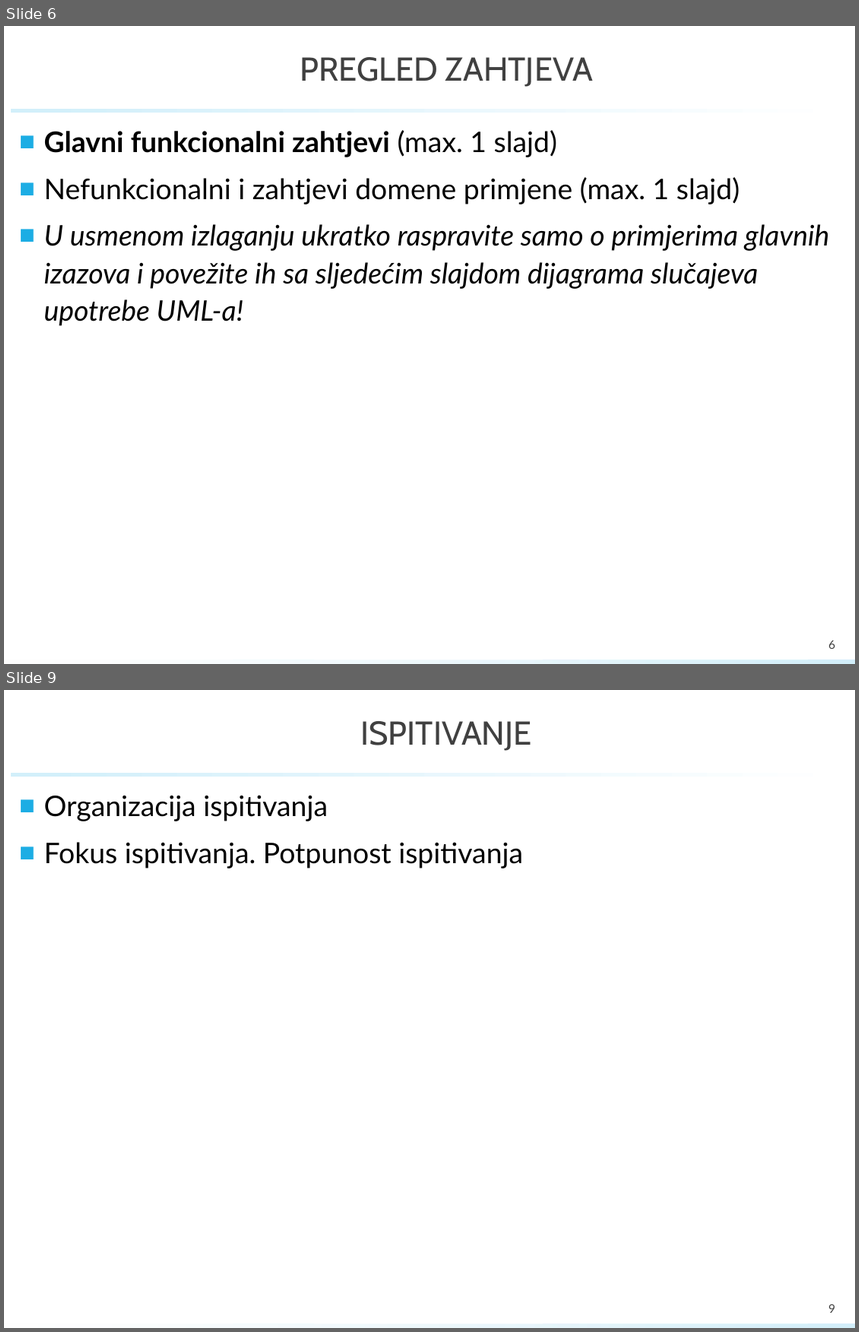
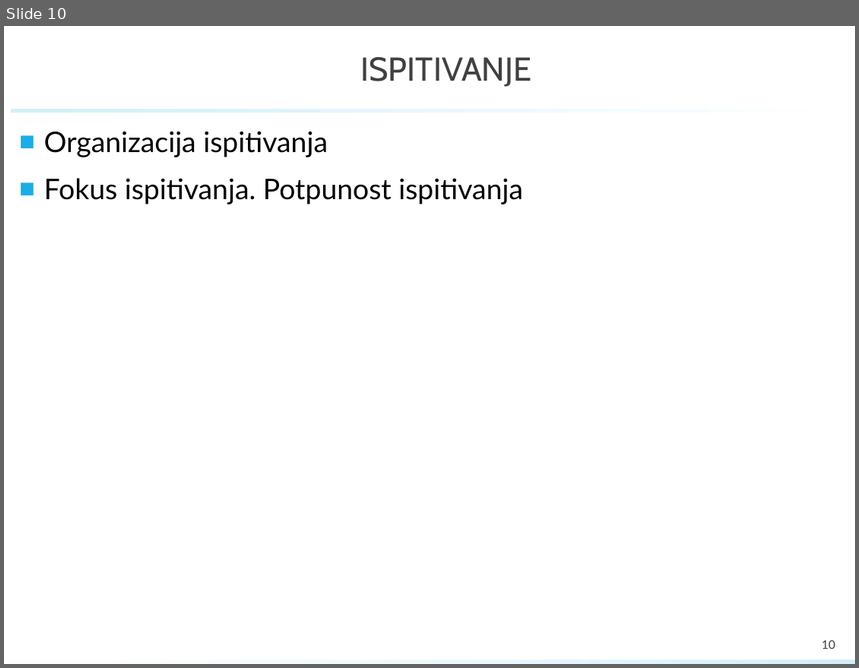
Before and after one commit to GolubIvan/Programsko-inzenjerstvo, a slide deck: PROINZ_TGxx.x_naziv_app.pptx. Shown one above the other, each under a label of ours: slides 6 and 9 before the commit, slide 10 after it; the slides between them are not shown. The pictures are 859x1332 and 859x668 pixels, drawn with LibreOffice and Linux fonts; fonts in the diff are those of the drawing; background and template pictures are left out. Boxes give left, top, right and bottom in pixels: in the first picture for what was removed or moved away, otherwise in the second. Text is boxed around its words. In the diff, an @@ line names an element or a change of style, - is before the commit and + after.

```diff
--- a/PROINZ_TGxx.x_naziv_app.pptx
+++ b/PROINZ_TGxx.x_naziv_app.pptx
@@ slide 6 removed at [4, 26, 855, 664], background #FFFFFF; not listed: 2 template elements that a slide beside it also shows @@
@@ title removed at [300, 57, 593, 87] @@
-PREGLED ZAHTJEVA
@@ text removed at [44, 130, 830, 326] @@
-■ Glavni funkcionalni zahtjevi (max. 1 slajd)
-■ Nefunkcionalni i zahtjevi domene primjene (max. 1 slajd)
-■ U usmenom izlaganju ukratko raspravite samo o primjerima glavnih izazova i povežite ih sa sljedećim slajdom dijagrama slučajeva upotrebe UML-a!
@@ page number removed at [829, 641, 835, 649] @@
-6
@@ what was slide 9 is now slide 10 @@
@@ page number at [822, 640, 835, 649]: text changed @@
-9
+10
```
Also in this commit, not shown: 6 slides changed, 6 slides added, 3 other slides removed.
